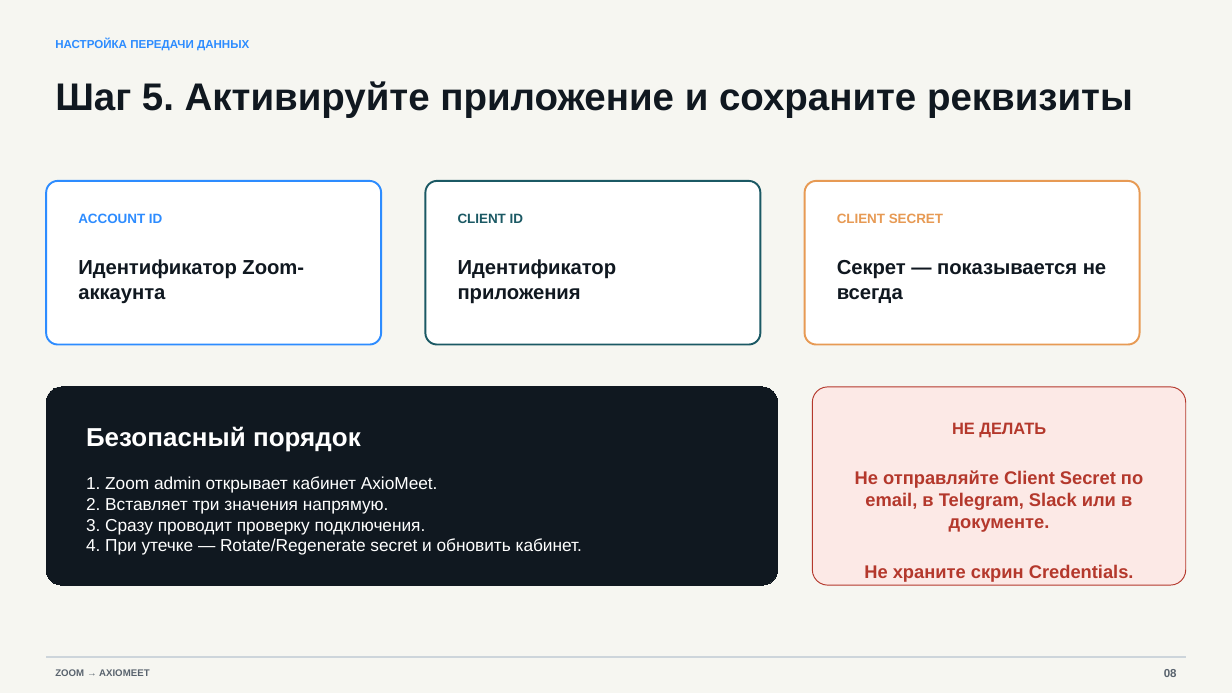
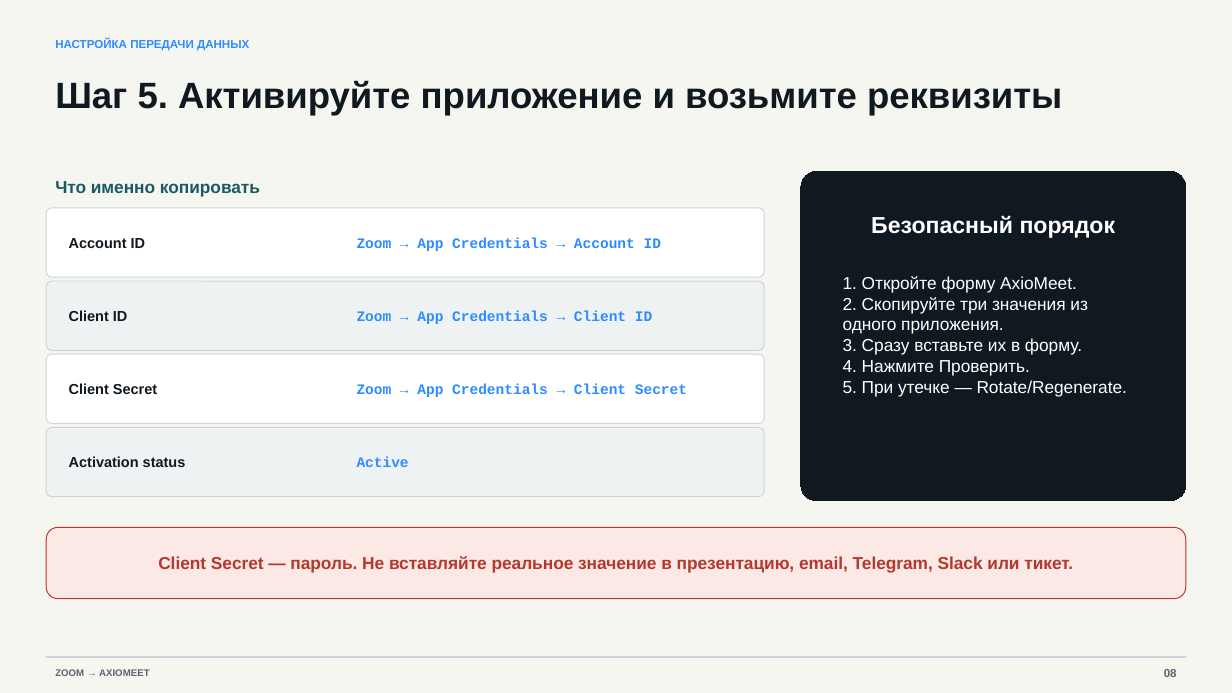
Before and after one commit to tomashevanatalia-tech/axiomeet-web, a slide deck: slide 8 of public/docs/Zoom_AxioMeet_setup_RU.pptx. Drawn at 1232x693 pixels with LibreOffice and Linux fonts; fonts in the diff are those of the drawing. Boxes give left, top, right and bottom in pixels: in the first picture for what was removed or moved away, otherwise in the second. Text is boxed around its words. In the diff, an @@ line names an element or a change of style, - is before the commit and + after.

Commit message:
Add copy-ready Zoom setup values (#13)
Add exact copy-ready values for Zoom and AxioMeet setup, require separate participant audio, document Senate and FOXMetoD variants, and update the downloadable presentation.

```diff
--- a/public/docs/Zoom_AxioMeet_setup_RU.pptx
+++ b/public/docs/Zoom_AxioMeet_setup_RU.pptx
@@ text at [55,80,1062,115]: text changed; size 30 to 28.5 pt @@
-Шаг 5. Активируйте приложение и сохраните реквизиты
+Шаг 5. Активируйте приложение и возьмите реквизиты
@@ rounded rectangle: place and size @@
-rounded rectangle at [812,387,1186,586]
+rounded rectangle at [801,171,1187,500]
@@ rounded rectangle at [801,171,1187,500]: fill #FCE9E6 to #101820; outline #B4382C 0.75 pt to #101820 0 pt; proportions changed @@
@@ rounded rectangle: place and size @@
-rounded rectangle at [46,181,381,345]
+rounded rectangle at [46,208,764,277]
@@ rounded rectangle at [46,208,764,277]: outline #2D8CFF 1.5 pt to #CDD5DB 0.75 pt; proportions changed @@
@@ text added at [55,181,260,196], 13.5 pt, text #1B5964, bold @@
+Что именно копировать
@@ text "Безопасный порядок": place and size @@
-text "Безопасный порядок" at [86,426,361,452]
+text "Безопасный порядок" at [871,215,1116,238]
@@ text "Безопасный порядок" at [871,215,1116,238]: size 20.2 to 18 pt; alignment left to centre @@
@@ text at [69,238,145,248]: text changed; size 10.5 to 11.2 pt; text colour #2D8CFF to #101820 @@
-ACCOUNT ID
+Account ID
@@ text at [357,237,661,251]: text changed; size 15.8 to 11.2 pt; font Arial to Courier New; text colour #101820 to #2D8CFF @@
-Идентификатор Zoom-аккаунта
+Zoom → App Credentials → Account ID
@@ text removed at [837,260,1106,303] @@
-Секрет — показывается не всегда
@@ rounded rectangle: place and size @@
-rounded rectangle at [425,181,760,345]
+rounded rectangle at [46,281,764,350]
@@ rounded rectangle at [46,281,764,350]: fill #FFFFFF to #EEF2F2; outline #1B5964 1.5 pt to #CDD5DB 0.75 pt; proportions changed @@
@@ vertical alignment top to middle in 5 elements at [69,238,145,248], [69,310,127,321], [69,383,157,394], [357,237,661,251], [357,310,652,324] @@
@@ text added at [843,276,1127,397], 13.5 pt, text #FFFFFF @@
+1. Откройте форму AxioMeet.
+2. Скопируйте три значения из одного приложения.
+3. Сразу вставьте их в форму.
+4. Нажмите Проверить.
+5. При утечке — Rotate/Regenerate.
@@ text at [69,310,127,321]: text changed; size 10.5 to 11.2 pt; text colour #1B5964 to #101820 @@
-CLIENT ID
+Client ID
@@ text at [357,310,652,324]: text changed; size 15.8 to 11.2 pt; font Arial to Courier New; text colour #101820 to #2D8CFF @@
-Идентификатор приложения
+Zoom → App Credentials → Client ID
@@ rounded rectangle: place and size @@
-rounded rectangle at [805,181,1140,345]
+rounded rectangle at [46,354,764,423]
@@ rounded rectangle at [46,354,764,423]: outline #E79A54 1.5 pt to #CDD5DB 0.75 pt; proportions changed @@
@@ text at [69,383,157,394]: text changed; size 10.5 to 11.2 pt; text colour #E79A54 to #101820 @@
-CLIENT SECRET
+Client Secret
@@ text added at [357,384,687,397], 11.2 pt, text #2D8CFF, bold @@
+Zoom → App Credentials → Client Secret
@@ rounded rectangle: place and size @@
-rounded rectangle at [46,387,778,586]
+rounded rectangle at [46,427,764,496]
@@ rounded rectangle at [46,427,764,496]: fill #101820 to #EEF2F2; outline #101820 0 pt to #CDD5DB 0.75 pt; proportions changed @@
@@ text removed at [952,422,1046,438] @@
-НЕ ДЕЛАТЬ
@@ text added at [69,456,186,467], 11.2 pt, text #101820, bold @@
+Activation status
@@ text removed at [86,476,582,555] @@
-1. Zoom admin открывает кабинет AxioMeet.
-2. Вставляет три значения напрямую.
-3. Сразу проводит проверку подключения.
-4. При утечке — Rotate/Regenerate secret и обновить кабинет.
@@ text added at [357,457,409,467], 11.2 pt, text #2D8CFF, bold @@
+Active
@@ text removed at [855,470,1143,582] @@
-Не отправляйте Client Secret по email, в Telegram, Slack или в документе.
-Не храните скрин Credentials.
@@ rounded rectangle added at [46,528,1186,599], fill #FCE9E6, outline #B4382C 0.75 pt @@
@@ text added at [158,556,1073,573], 13.5 pt, text #B4382C, bold @@
+Client Secret — пароль. Не вставляйте реальное значение в презентацию, email, Telegram, Slack или тикет.
```
Also in this commit, not shown: 5 other slides changed, 4 slides added, 4 slides removed, 2 other files.
